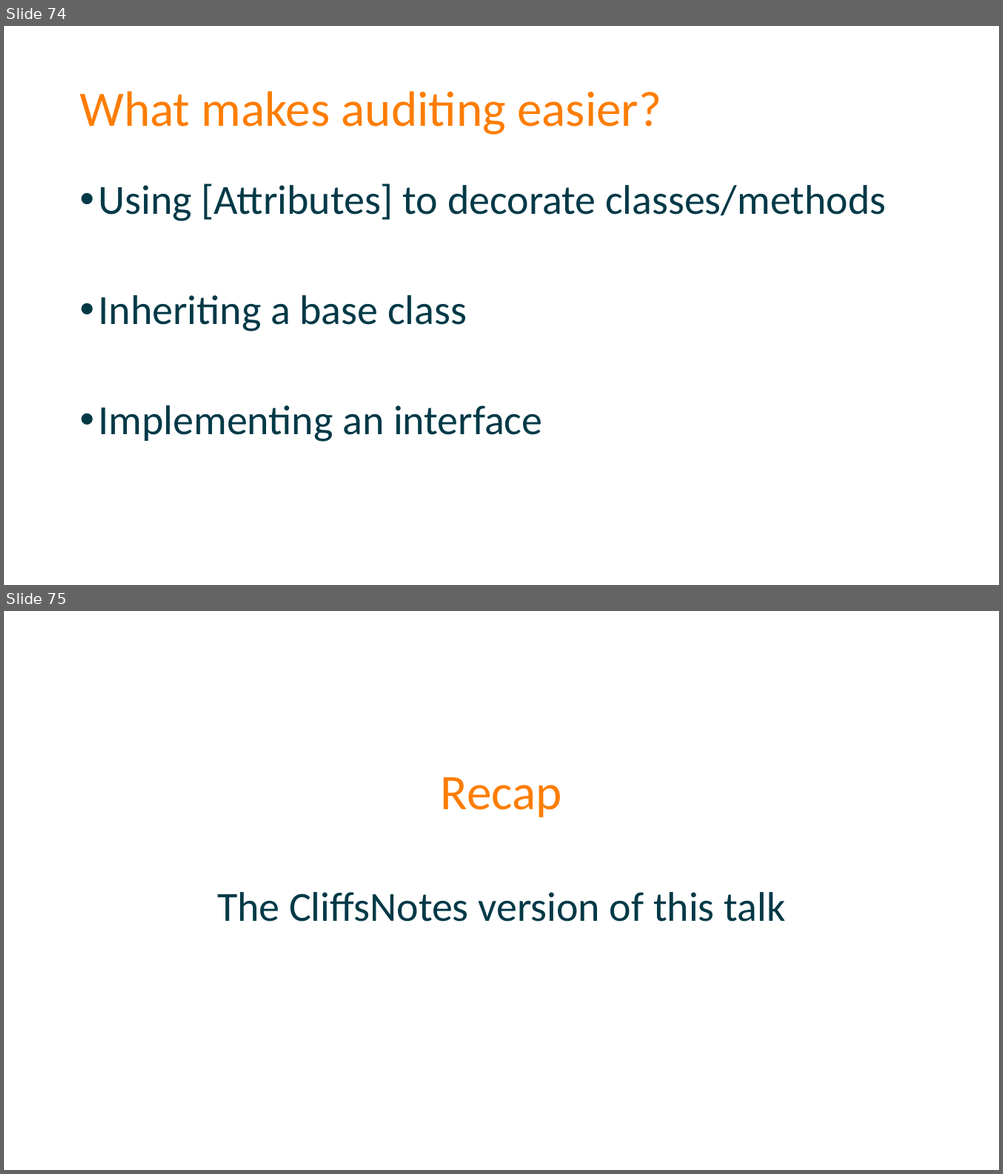
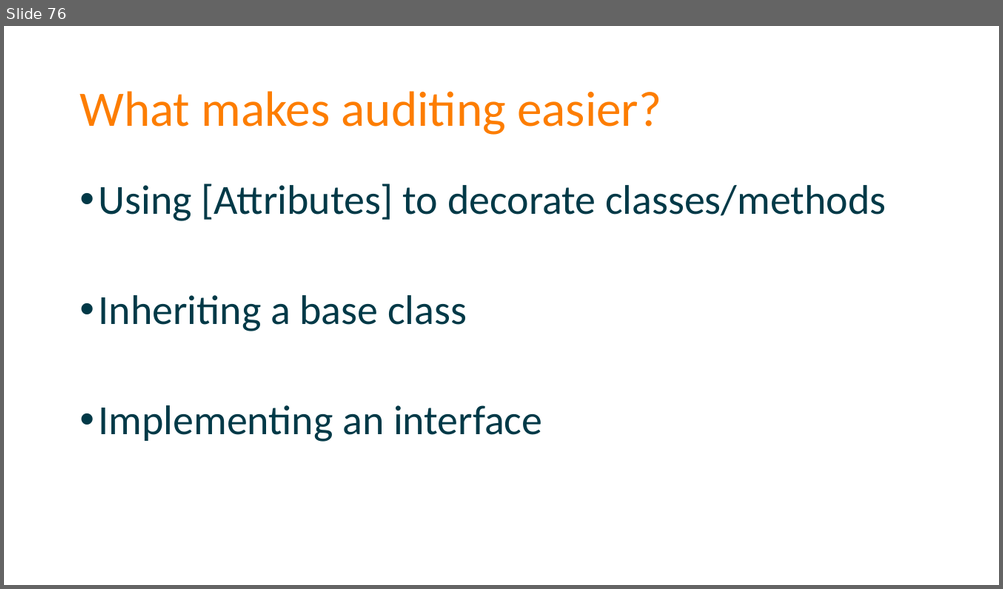
Before and after one commit to spetryjohnson/Talk---Dont-Write-Secure-Code-Design-Secure-Systems, a slide deck: Secure Systems - CodeMash 2017.pptx. Shown one above the other, each under a label of ours: slides 74 and 75 before the commit, slide 76 after it. The pictures are 1003x1174 and 1003x589 pixels, drawn with LibreOffice and Linux fonts; fonts in the diff are those of the drawing. Boxes give left, top, right and bottom in pixels: in the first picture for what was removed or moved away, otherwise in the second. Text is boxed around its words. In the diff, an @@ line names an element or a change of style, - is before the commit and + after.

```diff
--- a/Secure Systems - CodeMash 2017.pptx
+++ b/Secure Systems - CodeMash 2017.pptx
@@ slide 75 removed at [4, 611, 999, 1170], background #FFFFFF @@
@@ title removed at [441, 777, 562, 817] @@
-Recap
@@ text removed at [217, 892, 785, 922] @@
-The CliffsNotes version of this talk
@@ what was slide 74 is now slide 76 @@
```
Also in this commit, not shown: 6 slides changed, 4 slides added, 4 other slides removed, 3 other files.
